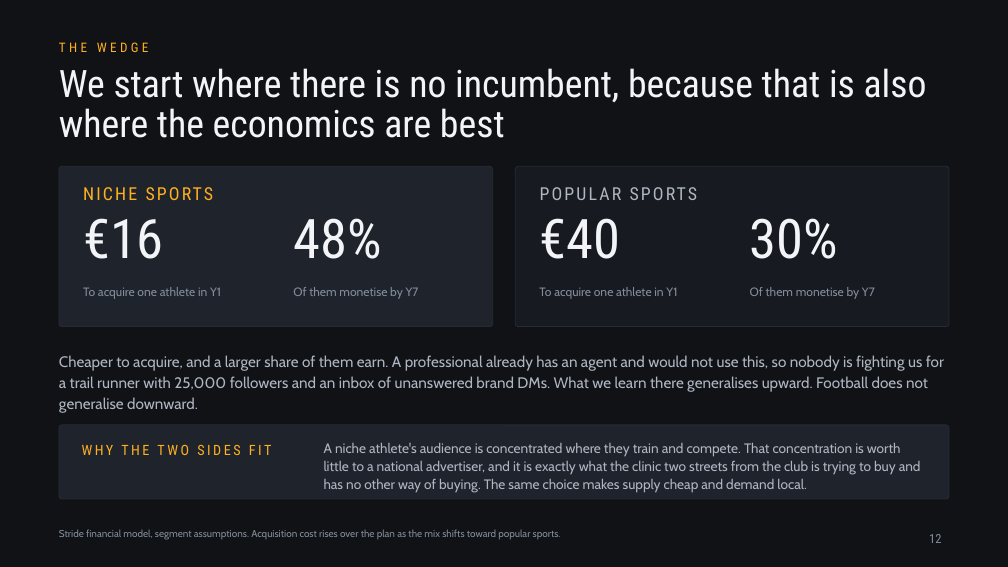
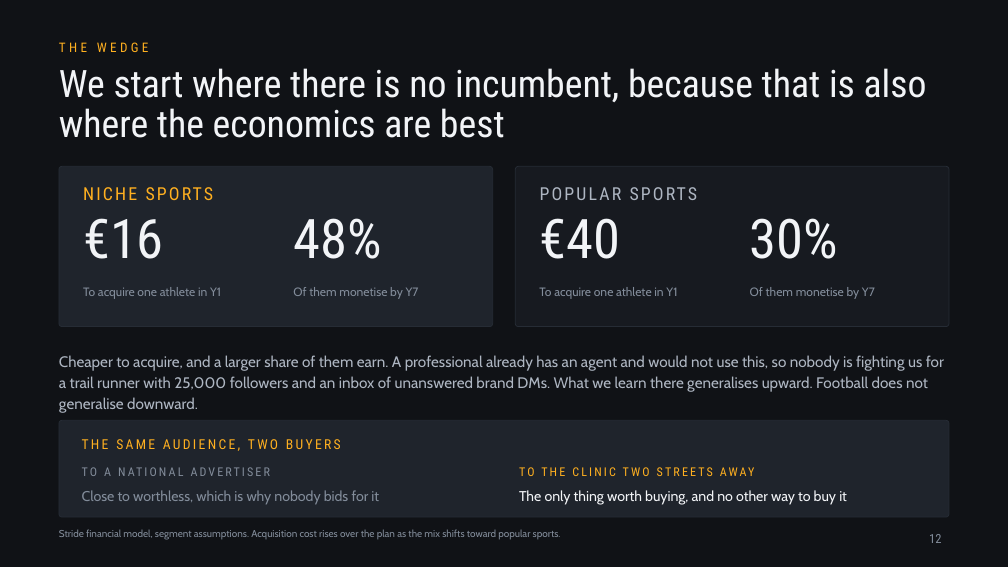
Before and after one commit to jadzoghaib/stride, a slide deck: slide 12 of deck/Stride_Pitch_Deck.pptx. Drawn at 1008x567 pixels with LibreOffice and Linux fonts; fonts in the diff are those of the drawing. Boxes give left, top, right and bottom in pixels: in the first picture for what was removed or moved away, otherwise in the second. Text is boxed around its words. In the diff, an @@ line names an element or a change of style, - is before the commit and + after.

```diff
--- a/deck/Stride_Pitch_Deck.pptx
+++ b/deck/Stride_Pitch_Deck.pptx
@@ rounded rectangle: place and size @@
-rounded rectangle at <box>59,425,949,499</box>
+rounded rectangle at <box>59,420,949,517</box>
@@ rounded rectangle at <box>59,420,949,517</box>: proportions changed @@
@@ text at <box>82,439,341,451</box>: text changed; size 13.5 to 13 pt @@
-WHY THE TWO SIDES FIT
+THE SAME AUDIENCE, TWO BUYERS
@@ text at <box>104,467,111,476</box>: text changed; size 13 to 11.5 pt; font Cabin to Roboto Condensed; text colour #AEB6C2 to #828C9A @@
-A niche athlete's audience is concentrated where they train and compete. That concentration is worth little to a national advertiser, and it is exactly what the clinic two streets from the club is trying to buy and has no other way of buying. The same choice makes supply cheap and demand local.
+TO A NATIONAL ADVERTISER
@@ text added at <box>519,467,755,476</box>, 11.5 pt, text #FFB020 @@
+TO THE CLINIC TWO STREETS AWAY
@@ text added at <box>82,490,379,505</box>, 13.5 pt, text #828C9A @@
+Close to worthless, which is why nobody bids for it
@@ text added at <box>519,490,847,505</box>, 13.5 pt, text #F2F4F7 @@
+The only thing worth buying, and no other way to buy it
```
Also in this commit, not shown: 4 other slides changed, 4 other files.
